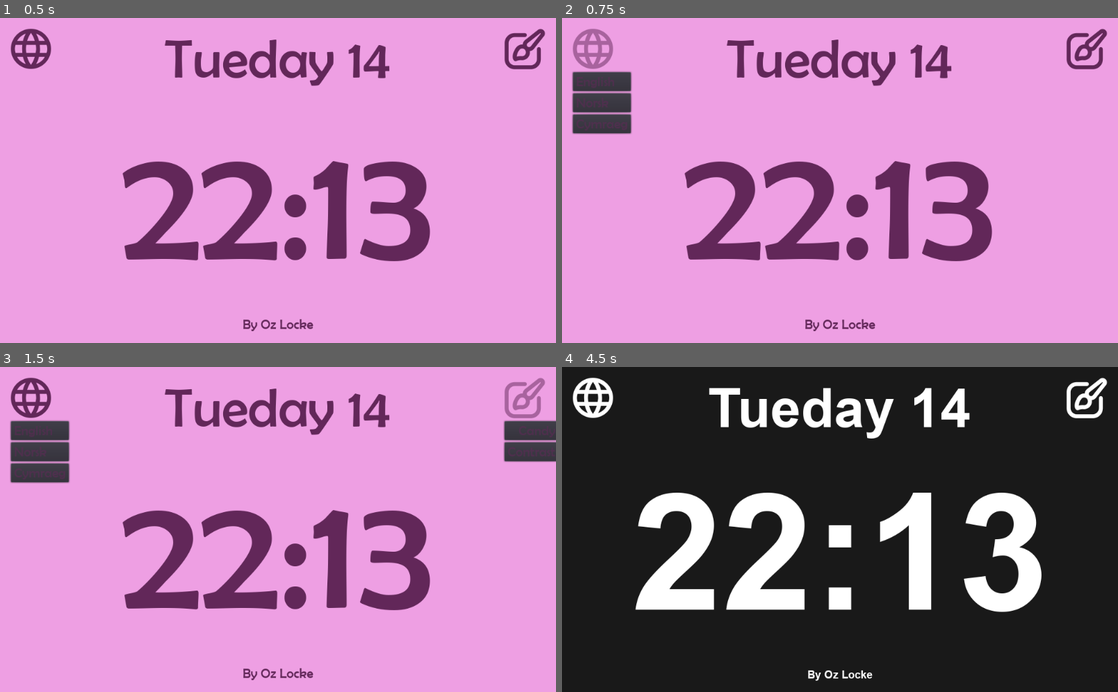
Above: before the commit, frames 1-4 (two rows, left to right).
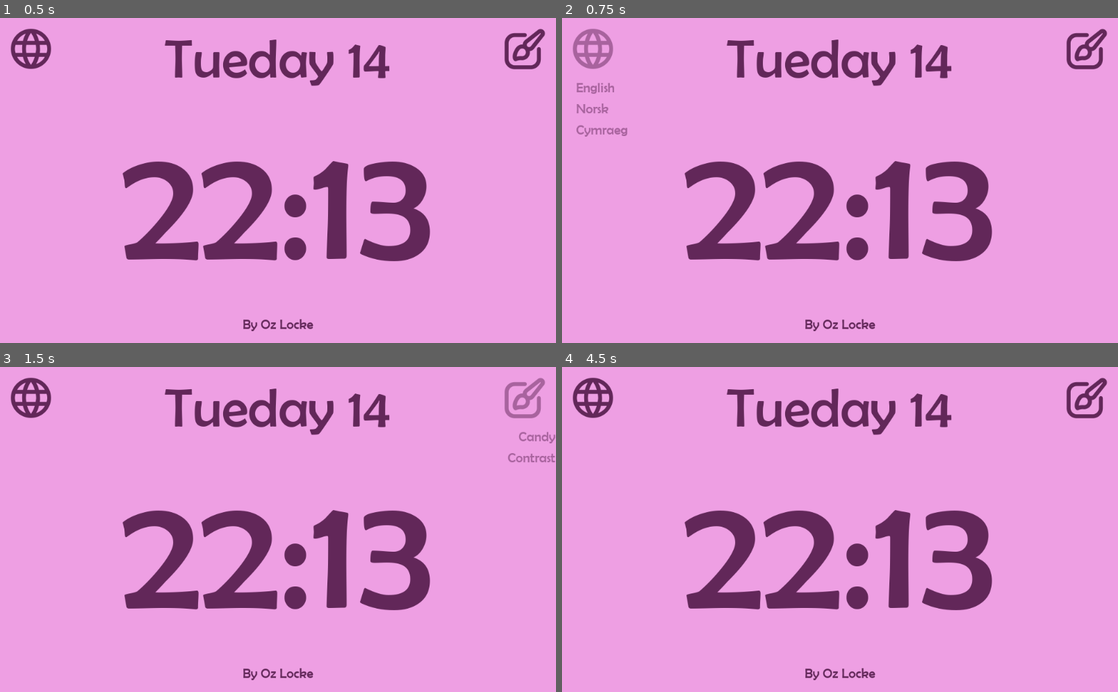
Above: after the commit, the same moments.

Repository: OzLocke/when
Game: Godot game, scene res://main.tscn
Same seed, same stepped clock (60 frames per second), same inputs: the game is played once before the commit and once after it.
Inputs (mouse positions are in pixels of both pictures, inside the frame that each line leads up to):
- Up to frame 1 (0.5 s): no input
- Up to frame 2 (0.75 s): click (595, 60) at 0.5 s
- Up to frame 3 (1.5 s): click (522, 409) at 1.25 s
- Up to frame 4 (4.5 s): click (600, 432) at 2 s, where only the run before the commit has a clickable "English"; click (1095, 432) at 2.75 s, where only the run before the commit has a clickable "Candy"; click (1079, 435) at 3.5 s, where only the run after the commit has a clickable "Candy"; click (1095, 451) at 4.25 s, where only the run before the commit has a clickable "Contrast"

Frame 1 is identical in both runs. In frame 2, 2.1% of the frame differs, in the area x 1-13%, y 16-37%; in frame 3, 3.3%; in frame 4, 100%, in the area x 0-100%, y 0-100%.

Commit message:
created a few new, minor issues, but can now close #21

Diff:
--- a/app/main.gd
+++ b/app/main.gd
@@ -37,11 +37,13 @@
 var loc_time
 var loc_about
 
-
 #Populate variables from active theme dictionary entry
 var bg_color = themes[active_theme]["bg_color"]
 var color = themes[active_theme]["color"]
 var font = themes[active_theme]["font"]
+
+#Define any other variables
+var over_popup
 
 func _ready():
 
@@ -52,8 +54,8 @@
 	loc_time = $Container/Rows/Time
 	loc_about = $Container/Rows/About
 
-	build_language_popup()
-	build_themes_popup()
+	build_popup("Language", language_list)
+	build_popup("Themes", themes_list)
 
 	update_theme()
 
@@ -65,37 +67,37 @@
 	var minutes = OS.get_datetime()["minute"]
 	loc_time.text = "%02d" % hours + ":" + "%02d" % minutes
 
-func build_language_popup():
-	loc_language = VBoxContainer.new()
-	add_child(loc_language)
-	loc_language.visible = false
-	loc_language.rect_size.x = loc_language_button.get_size()[1]
+func _input(event):
+	if !over_popup:
+		if event.is_action_pressed("ui_cancel"):
+			for popup in get_tree().get_nodes_in_group("popups"):
+				popup.visible = false
 
-	for item in language_list:
+func build_popup(popup_name, popup_list):
+	var temp_storage = VBoxContainer.new()
+	add_child(temp_storage)
+	temp_storage.visible = false
+	temp_storage.rect_size.x = loc_language_button.get_size()[1]
+	temp_storage.name = popup_name
+	temp_storage.add_to_group("popups", true)
+
+	for item in popup_list:
 		var button = Button.new()
-		loc_language.add_child(button)
+		temp_storage.add_child(button)
 		button.text = item
-		button.align = HALIGN_LEFT
-#		button.flat = true
+		if popup_name == "Language":
+			button.align = HALIGN_LEFT
+		else:
+			button.align = HALIGN_RIGHT
+		button.flat = true
 		button.add_color_override("font_color", Color(color.r, color.g, color.b, .5))
-		button.connect("button_up", self, "_on_language_item_clicked", [button.text])
+		var function_name = "_on_" + popup_name.to_lower() + "_item_clicked"
+		button.connect("button_up", self, function_name, [button.text])
+		button.connect("mouse_entered", self, "_on_popup_mouse_entered")
+		button.connect("mouse_exited", self, "_on_popup_mouse_exited")
 
-func build_themes_popup():
-
-	loc_themes = VBoxContainer.new()
-	add_child(loc_themes)
-	loc_themes.visible = false
-	loc_themes.rect_size.x = loc_themes_button.get_size()[1]
-
-	for item in themes_list:
-		var button = Button.new()
-		loc_themes.add_child(button)
-		button.text = item
-		button.align = HALIGN_RIGHT
-#		button.flat = true
-		button.add_color_override("font_color", Color(color.r, color.g, color.b, .5))
-		button.connect("button_up", self, "_on_themes_item_clicked", [button.text])
-
+	if popup_name == "Language": loc_language = temp_storage
+	if popup_name == "Themes": loc_themes = temp_storage
 
 func update_theme():
 	# Update colors and fonts based on active theme
@@ -130,14 +132,13 @@
 	loc_about.add_font_override("font",load(font + "_small.tres"))
 	loc_about.add_color_override("font_color", color)
 
-func position_popup(popup, parent):
-	popup.set_position(
-		Vector2(
-			parent.rect_global_position.x,
-			parent.rect_global_position.y + 80
-			),
-		false
-		)
+func position_popup(popup, parent, align):
+	var position_x = parent.rect_global_position.x
+	var position_y = parent.rect_global_position.y + parent.rect_size.y - 20
+	if align == "right":
+		position_x = position_x + parent.rect_size.x - popup.rect_size.x
+
+	popup.set_position(Vector2(position_x, position_y), false)
 
 func _on_language_pressed(ID):
 	#Set active_language to clicked language
@@ -149,17 +150,23 @@
 	#This needs triggering as theme isn't in _process()
 	update_theme()
 
+func _on_popup_mouse_entered():
+	over_popup = true
+	print(over_popup)
+
+func _on_popup_mouse_exited():
+	over_popup = false
+	print(over_popup)
+
 func _on_LanguageButton_button_up():
 	#Show popup on click (moving popup to under it's buttons)
-	position_popup(loc_language, loc_language_button)
+	position_popup(loc_language, loc_language_button, "left")
 	loc_language.visible = true
 
 func _on_ThemesButton_button_up():
 	#Show popup on click (moving popup to under it's buttons)
-	position_popup(loc_themes, loc_themes_button)
+	position_popup(loc_themes, loc_themes_button, "right")
 	loc_themes.visible = true
-
-
 
 func _on_LanguageButton_mouse_entered():
 	loc_language_button.modulate = Color(color.r, color.g, color.b, .5)
--- a/app/main.tscn
+++ b/app/main.tscn
@@ -1,7 +1,6 @@
-[gd_scene load_steps=5 format=2]
+[gd_scene load_steps=4 format=2]
 
 [ext_resource path="res://main.gd" type="Script" id=1]
-[ext_resource path="res://Assets/Styleboxes/popup.tres" type="StyleBox" id=2]
 [ext_resource path="res://Assets/Images/language.png" type="Texture" id=5]
 [ext_resource path="res://Assets/Images/themes.png" type="Texture" id=6]
 
@@ -43,13 +42,6 @@
 size_flags_horizontal = 0
 texture_normal = ExtResource( 5 )
 
-[node name="Language" type="PopupMenu" parent="Container/Rows/Cols/LanguageButton"]
-size_flags_horizontal = 0
-custom_colors/font_color = Color( 0, 0, 0, 1 )
-custom_colors/font_color_hover = Color( 0, 0, 0, 1 )
-custom_styles/hover = ExtResource( 2 )
-custom_styles/panel = ExtResource( 2 )
-
 [node name="Date" type="Label" parent="Container/Rows/Cols"]
 margin_left = 78.0
 margin_right = 905.0
@@ -70,12 +62,6 @@
 margin_bottom = 75.0
 size_flags_horizontal = 0
 texture_normal = ExtResource( 6 )
-
-[node name="Themes" type="PopupMenu" parent="Container/Rows/Cols/ThemesButton"]
-margin_left = -100.0
-size_flags_horizontal = 0
-custom_styles/hover = ExtResource( 2 )
-custom_styles/panel = ExtResource( 2 )
 
 [node name="Time" type="Label" parent="Container/Rows"]
 margin_top = 79.0
--- a/app/project.godot
+++ b/app/project.godot
@@ -14,6 +14,17 @@
 run/main_scene="res://main.tscn"
 config/icon="res://icon.png"
 
+[input]
+
+ui_cancel={
+"deadzone": 0.5,
+"events": [ Object(InputEventKey,"resource_local_to_scene":false,"resource_name":"","device":0,"alt":false,"shift":false,"control":false,"meta":false,"command":false,"pressed":false,"scancode":16777217,"physical_scancode":0,"unicode":0,"echo":false,"script":null)
+, Object(InputEventJoypadButton,"resource_local_to_scene":false,"resource_name":"","device":0,"button_index":1,"pressure":0.0,"pressed":false,"script":null)
+, Object(InputEventMouseButton,"resource_local_to_scene":false,"resource_name":"","device":0,"alt":false,"shift":false,"control":false,"meta":false,"command":false,"button_mask":0,"position":Vector2( 0, 0 ),"global_position":Vector2( 0, 0 ),"factor":1.0,"button_index":1,"pressed":false,"doubleclick":false,"script":null)
+, Object(InputEventMouseButton,"resource_local_to_scene":false,"resource_name":"","device":0,"alt":false,"shift":false,"control":false,"meta":false,"command":false,"button_mask":0,"position":Vector2( 0, 0 ),"global_position":Vector2( 0, 0 ),"factor":1.0,"button_index":2,"pressed":false,"doubleclick":false,"script":null)
+ ]
+}
+
 [physics]
 
 common/enable_pause_aware_picking=true
Not shown, changed: when.pck
